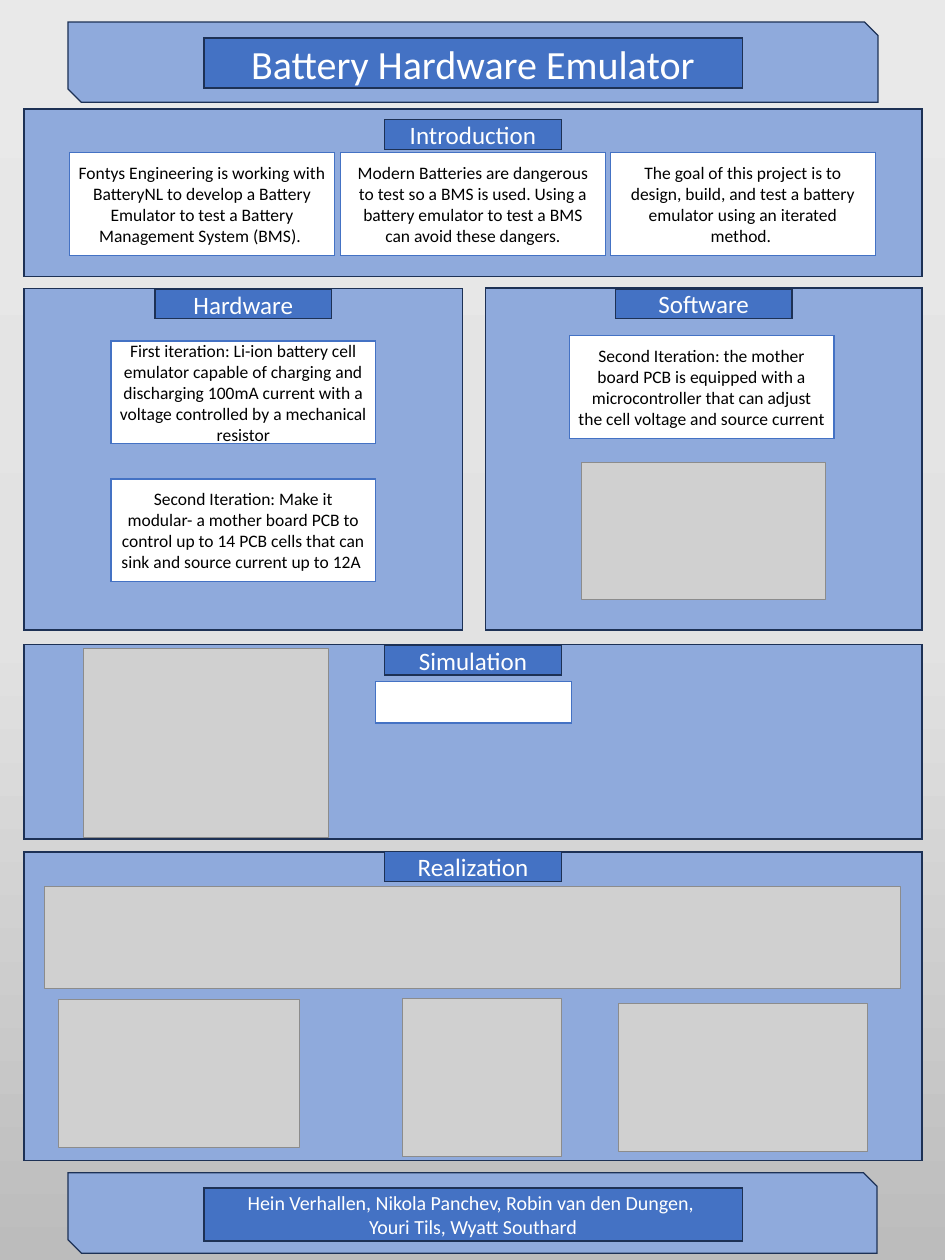
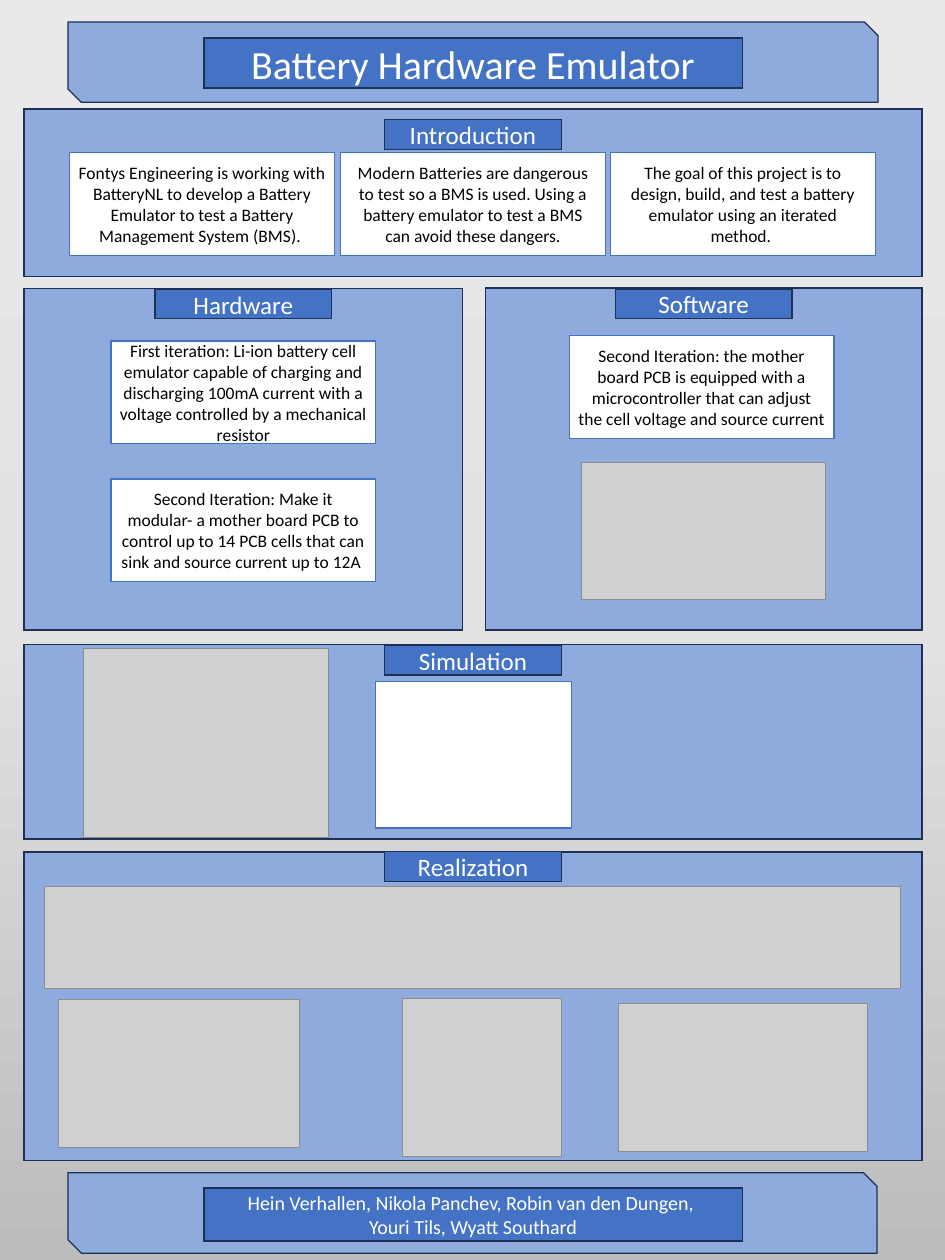
Before and after one commit to HeinVerhallen/Hardware_Simulator, a slide deck: slide 1 of Documentation/Final_Poster_Presentation.pptx. Drawn at 945x1260 pixels with LibreOffice and Linux fonts; fonts in the diff are those of the drawing; grey boxes stand for pictures. Boxes give left, top, right and bottom in pixels: in the first picture for what was removed or moved away, otherwise in the second. Text is boxed around its words. In the diff, an @@ line names an element or a change of style, - is before the commit and + after.

```diff
--- a/Documentation/Final_Poster_Presentation.pptx
+++ b/Documentation/Final_Poster_Presentation.pptx
@@ rectangle: place and size @@
-rectangle at [375,681,572,723]
+rectangle at [375,681,572,828]
```
